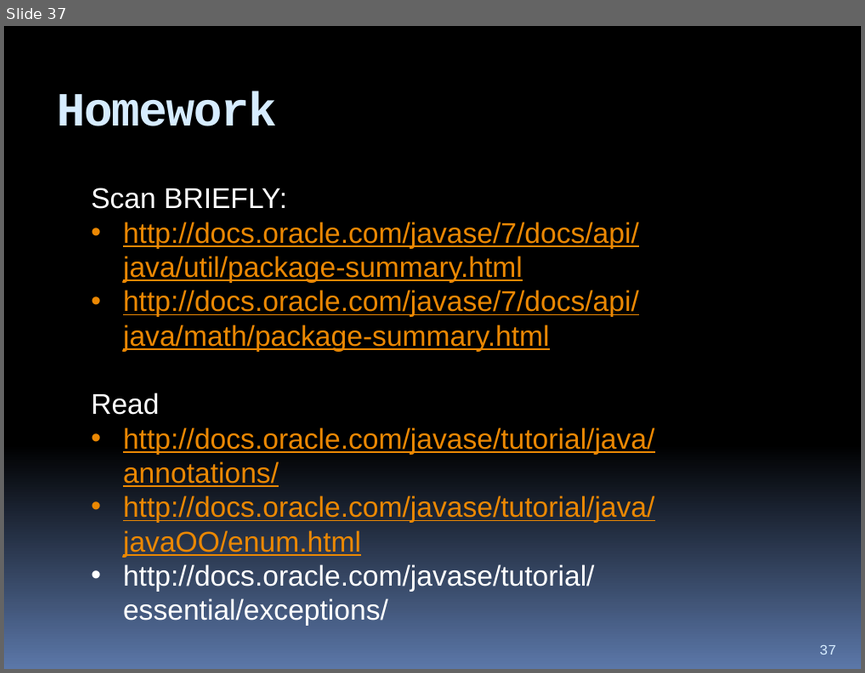
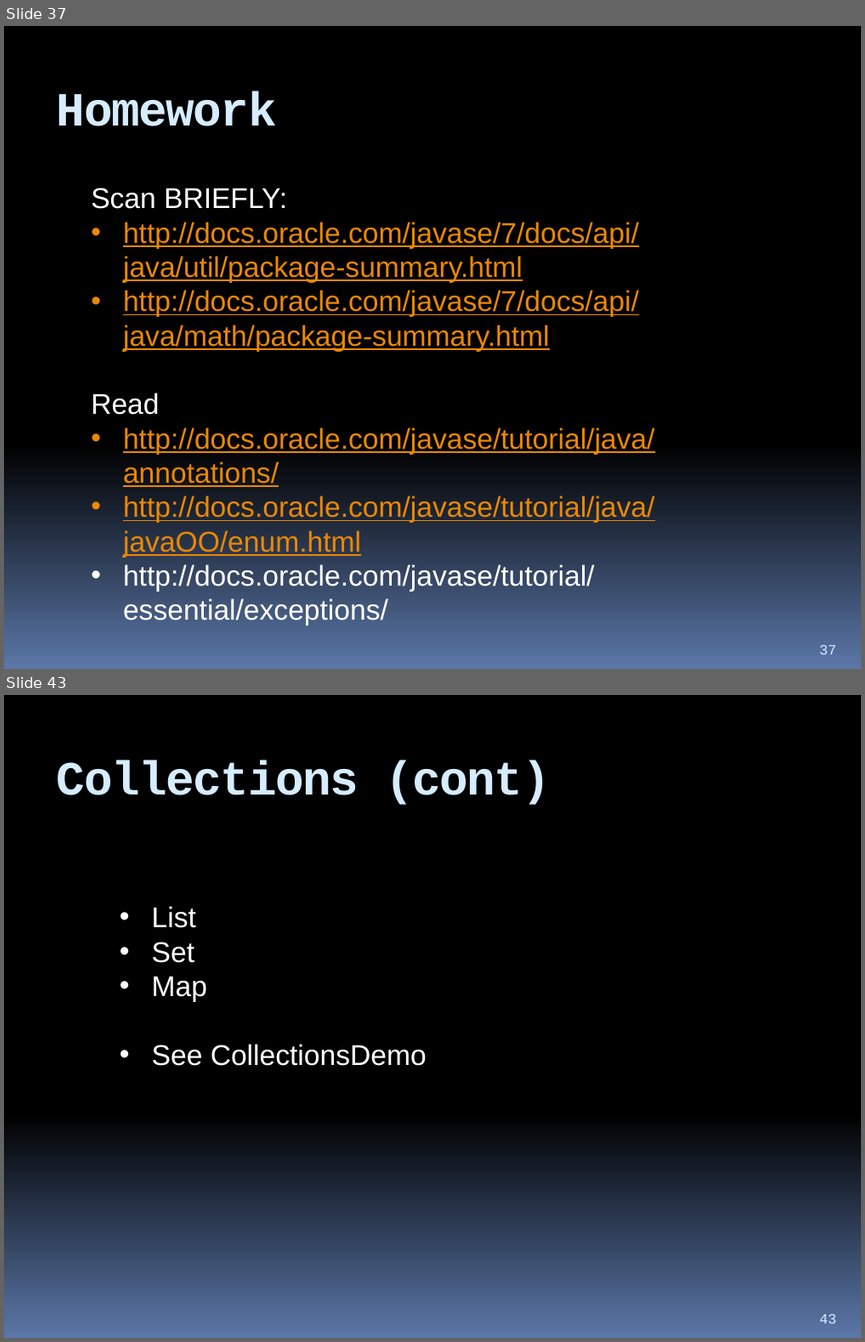
Before and after one commit to hchan/comp2613, a slide deck: coursePresentation.pptx. Shown one above the other, each under a label of ours: slide 37 before the commit, slides 37 and 43 after it; the slides between them are not shown. The pictures are 865x673 and 865x1342 pixels, drawn with LibreOffice and Linux fonts; fonts in the diff are those of the drawing. Boxes give left, top, right and bottom in pixels: in the first picture for what was removed or moved away, otherwise in the second. Text is boxed around its words. In the diff, an @@ line names an element or a change of style, - is before the commit and + after.

```diff
--- a/coursePresentation.pptx
+++ b/coursePresentation.pptx
@@ slide 43 added at (4, 695, 861, 1338), background gradient #000000 to #5B77A8 @@
@@ title added at (57, 760, 551, 805), 40 pt, text #D6ECFF, bold @@
+Collections (cont)
@@ text added at (152, 906, 426, 1066), 24 pt, text #FFFFFF @@
+• List
+• Set
+• Map
+• See CollectionsDemo
@@ page number added at (819, 1314, 836, 1323), 12 pt, text #D6ECFF @@
+43
```
Also in this commit, not shown: 8 other slides added, 5 other files.
